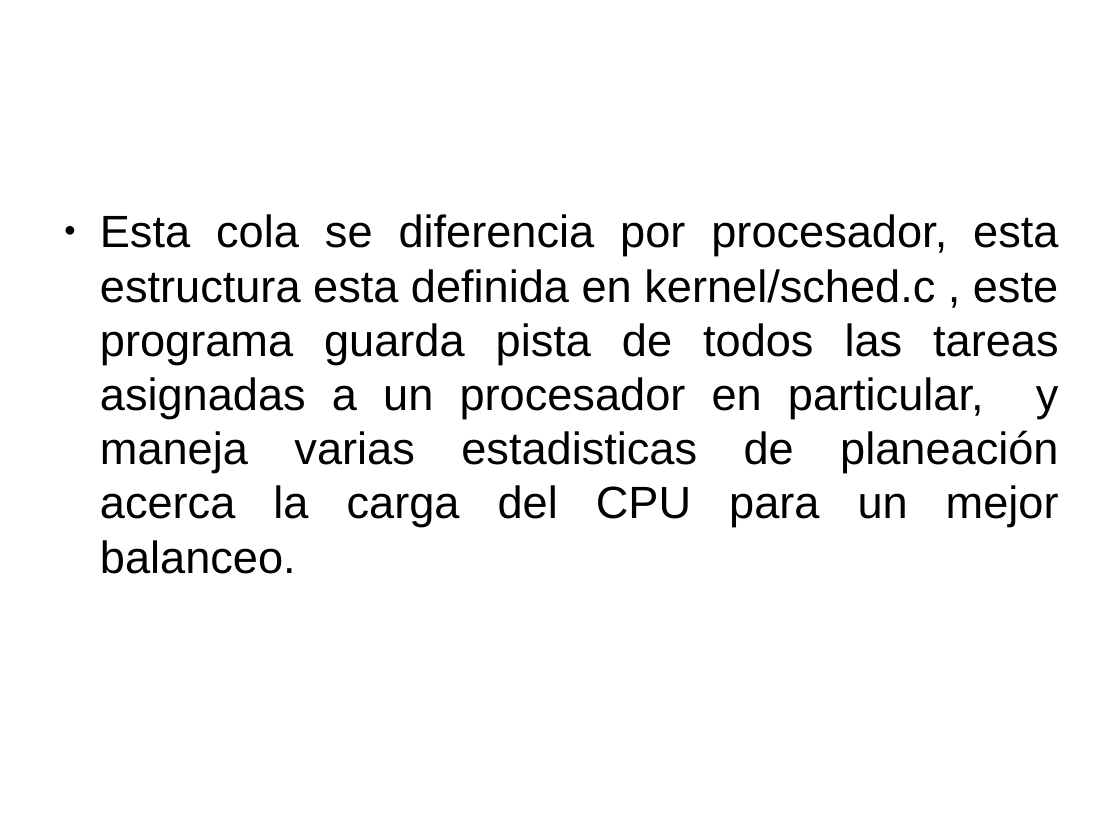
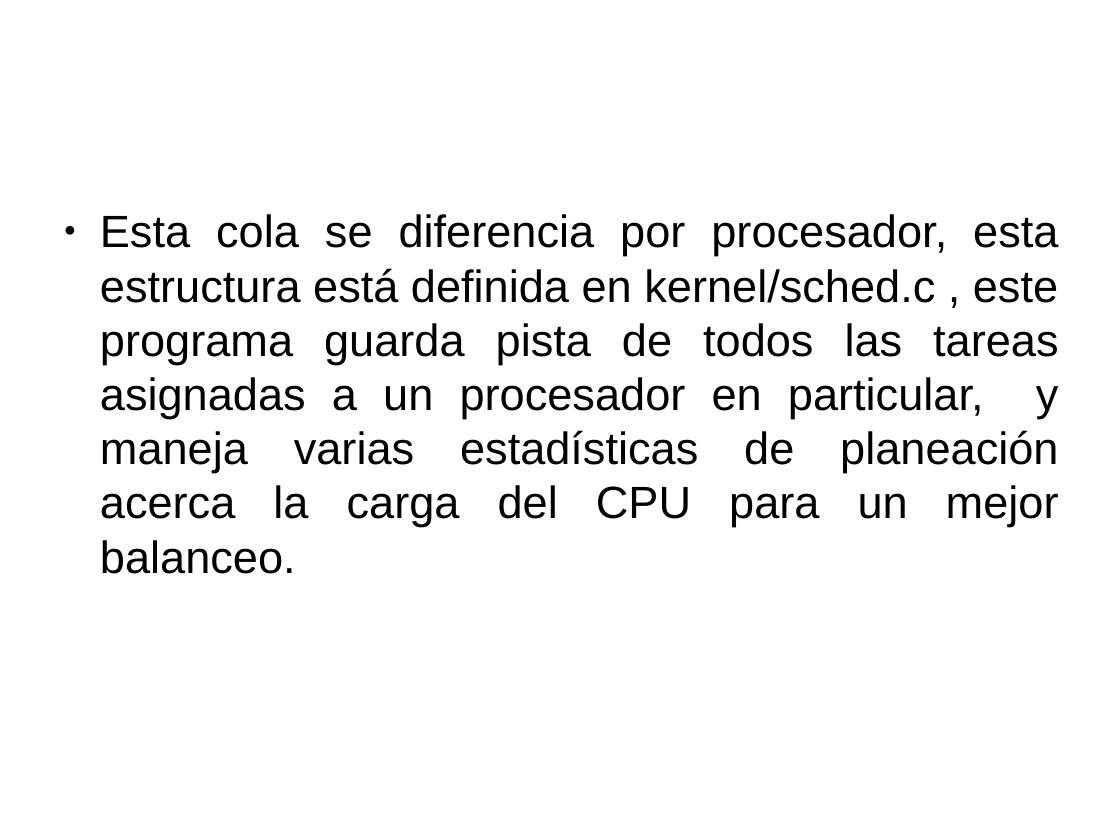
Before and after one commit to gwolf/clase-sistop-2017-01, a slide deck: slide 15 of exposiciones/planificadorCFS/planificadorCFS.pptx. Drawn at 1120x840 pixels with LibreOffice and Linux fonts; fonts in the diff are those of the drawing; background and template pictures are left out. Boxes give left, top, right and bottom in pixels: in the first picture for what was removed or moved away, otherwise in the second. Text is boxed around its words. In the diff, an @@ line names an element or a change of style, - is before the commit and + after.

```diff
--- a/exposiciones/planificadorCFS/planificadorCFS.pptx
+++ b/exposiciones/planificadorCFS/planificadorCFS.pptx
@@ text at bbox=[100, 214, 1059, 574]: text changed @@
-● Esta cola se diferencia por procesador, esta estructura esta definida en kernel/sched.c , este programa guarda pista de todos las tareas asignadas a un procesador en particular, y maneja varias estadisticas de planeación acerca la carga del CPU para un mejor balanceo.
+● Esta cola se diferencia por procesador, esta estructura está definida en kernel/sched.c , este programa guarda pista de todos las tareas asignadas a un procesador en particular, y maneja varias estadísticas de planeación acerca la carga del CPU para un mejor balanceo.
```
Also in this commit, not shown: 17 other slides changed.
